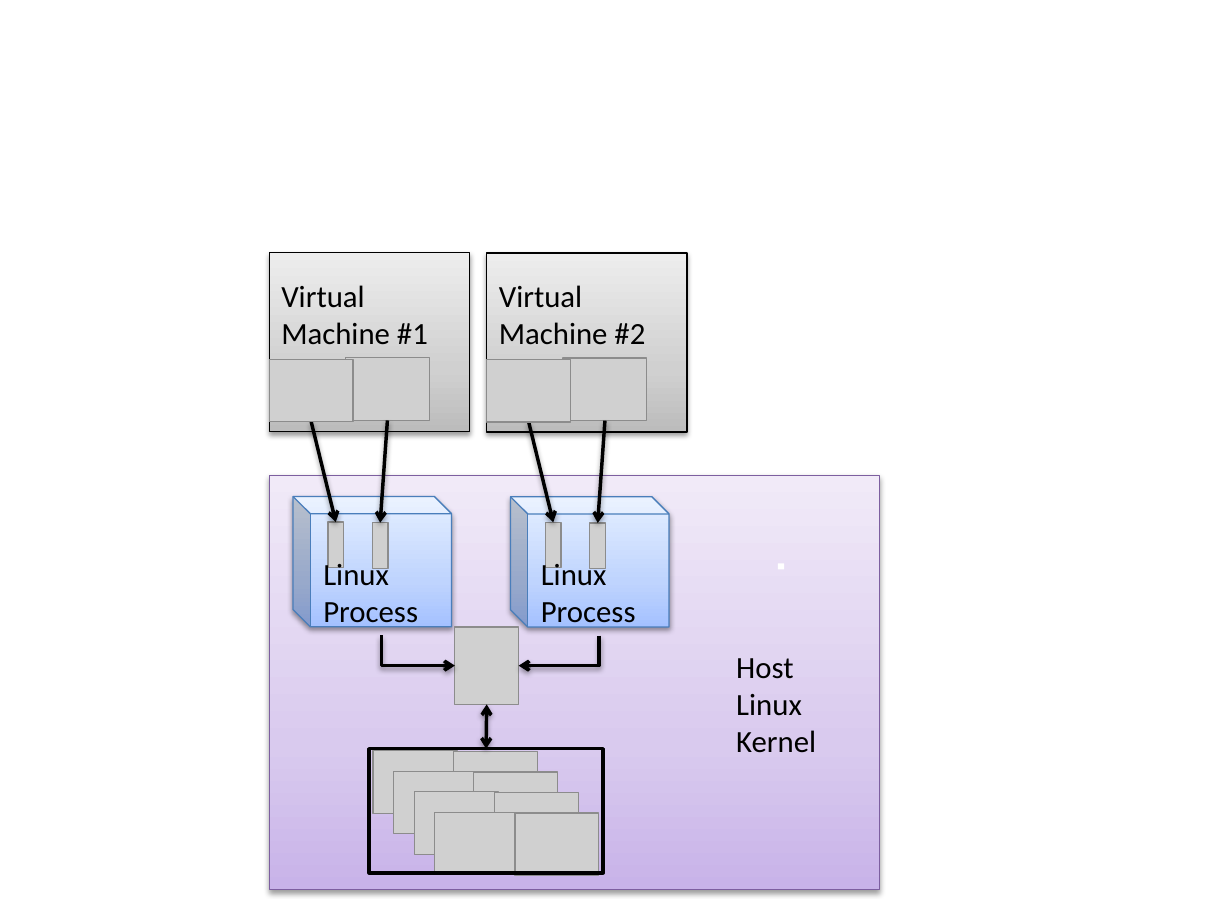
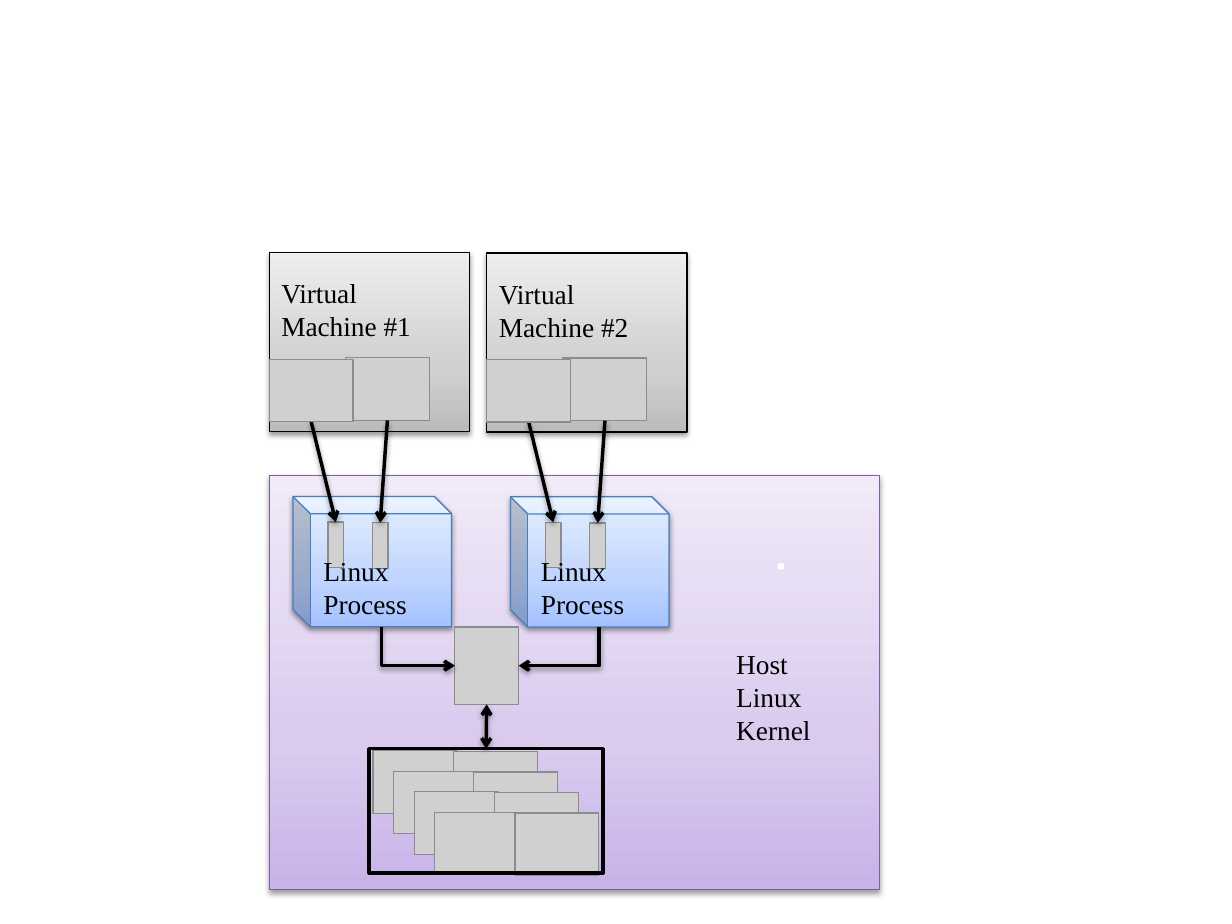
Before and after one commit to aravindhsampath/virtualizing-Intelligent-River, a slide deck: slide 6 of thesis_pictures.pptx. Drawn at 1232x924 pixels with LibreOffice and Linux fonts; fonts in the diff are those of the drawing; grey boxes stand for pictures. Boxes give left, top, right and bottom in pixels: in the first picture for what was removed or moved away, otherwise in the second. Text is boxed around its words. In the diff, an @@ line names an element or a change of style, - is before the commit and + after.

```diff
--- a/thesis_pictures.pptx
+++ b/thesis_pictures.pptx
@@ elbow arrow moved from (382, 636) - (455, 665) to (382, 627) - (455, 665) @@
@@ elbow arrow moved from (599, 636) - (519, 665) to (599, 627) - (519, 665) @@
@@ size 18 to 16 pt, font Calibri to Times New Roman in 5 elements at (281,284,411,337), (499,285,628,338), (323,560,406,615), (541,561,624,615), (736,656,810,741) @@
```
Also in this commit, not shown: 6 other slides changed, 41 slides added, 27 other files.
